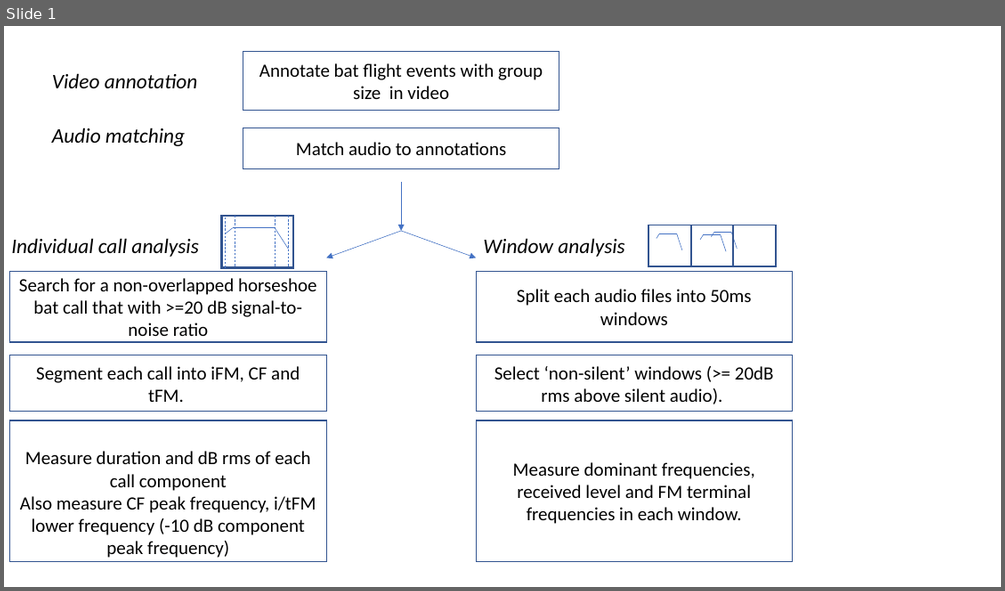
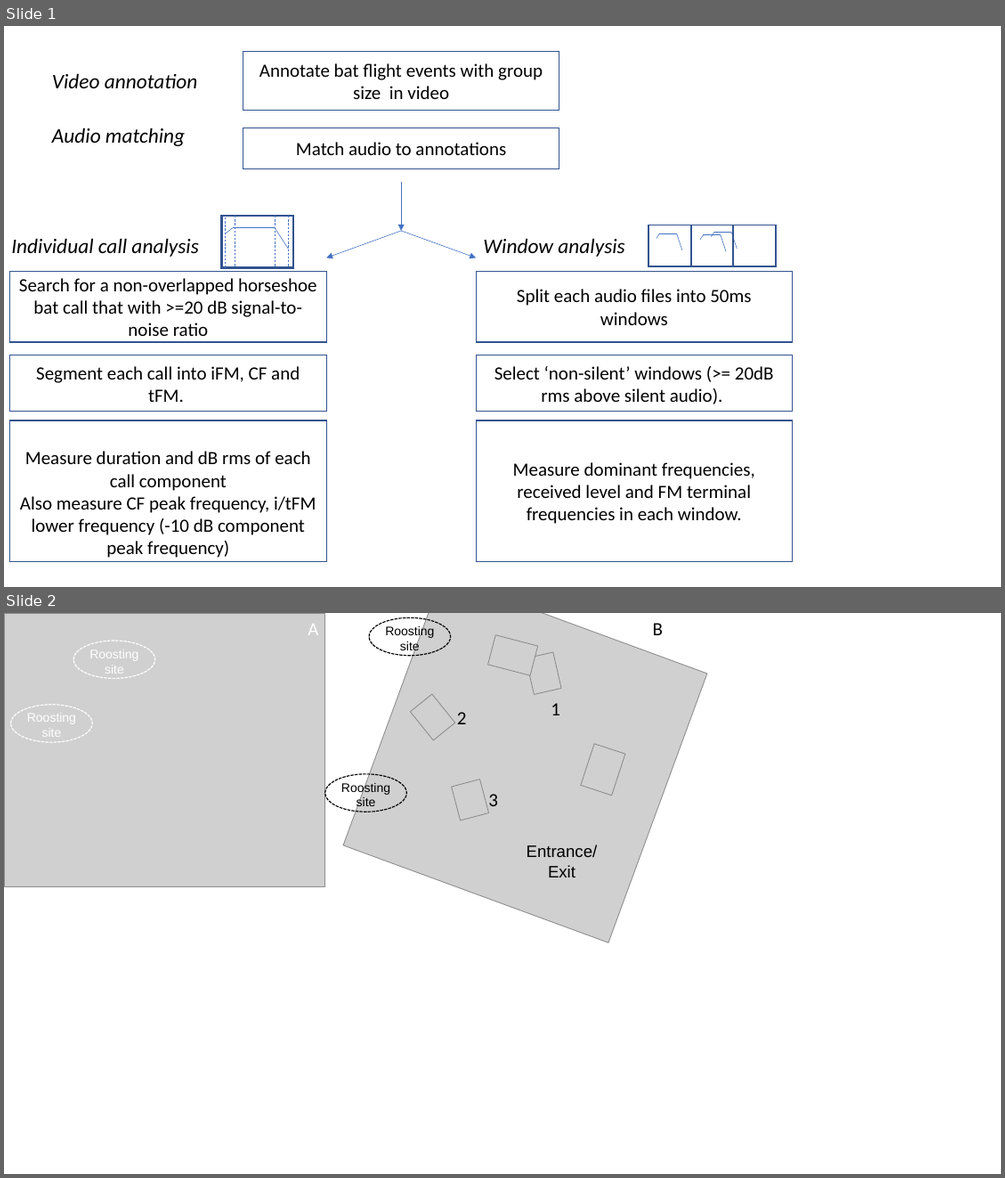
Before and after one commit to thejasvibr/mhbc-online, a slide deck: hbc_paper/figures/schematics_hbcpaper.pptx. Shown one above the other, each under a label of ours: slide 1 before the commit, slides 1 and 2 after it. The pictures are 1005x591 and 1005x1178 pixels, drawn with LibreOffice and Linux fonts; fonts in the diff are those of the drawing; grey boxes stand for pictures. Boxes give left, top, right and bottom in pixels: in the first picture for what was removed or moved away, otherwise in the second. Text is boxed around its words. In the diff, an @@ line names an element or a change of style, - is before the commit and + after.

```diff
--- a/hbc_paper/figures/schematics_hbcpaper.pptx
+++ b/hbc_paper/figures/schematics_hbcpaper.pptx
@@ slide 2 added at (4,613,1001,1174), background #FFFFFF @@
@@ ellipse added at (369,617,451,655), outline #000000 1 pt dashed @@
@@ text added at (385,625,434,654), 12 pt, text #000000 @@
+Roosting site
@@ group added at (4,613,707,943): 7 pictures, 3 texts @@
+Entrance/
+Exit
+A
+B
@@ ellipse added at (73,641,155,678), outline #FFFFFF 1 pt dashed @@
@@ text added at (89,649,138,674), 12 pt, text #FFFFFF @@
+Roosting site
@@ ellipse added at (11,705,92,742), outline #FFFFFF 1 pt dashed @@
@@ text added at (27,714,76,737), 12 pt, text #FFFFFF @@
+Roosting site
@@ text added at (457,712,467,724), 18 pt, text #000000 @@
+2
@@ text added at (550,703,560,715), 18 pt, text #000000 @@
+1
@@ text added at (432,733,442,740), 18 pt, text #000000 @@
+2
@@ ellipse added at (325,774,407,811), outline #000000 1 pt dashed @@
@@ text added at (341,781,390,809), 12 pt, text #000000 @@
+Roosting site
@@ text added at (488,794,498,812), 18 pt, text #000000 @@
+3
@@ text added at (495,795,505,803), 18 pt, text #000000 @@
+3
```
Also in this commit, not shown: 1 slide removed, 4 other files.
